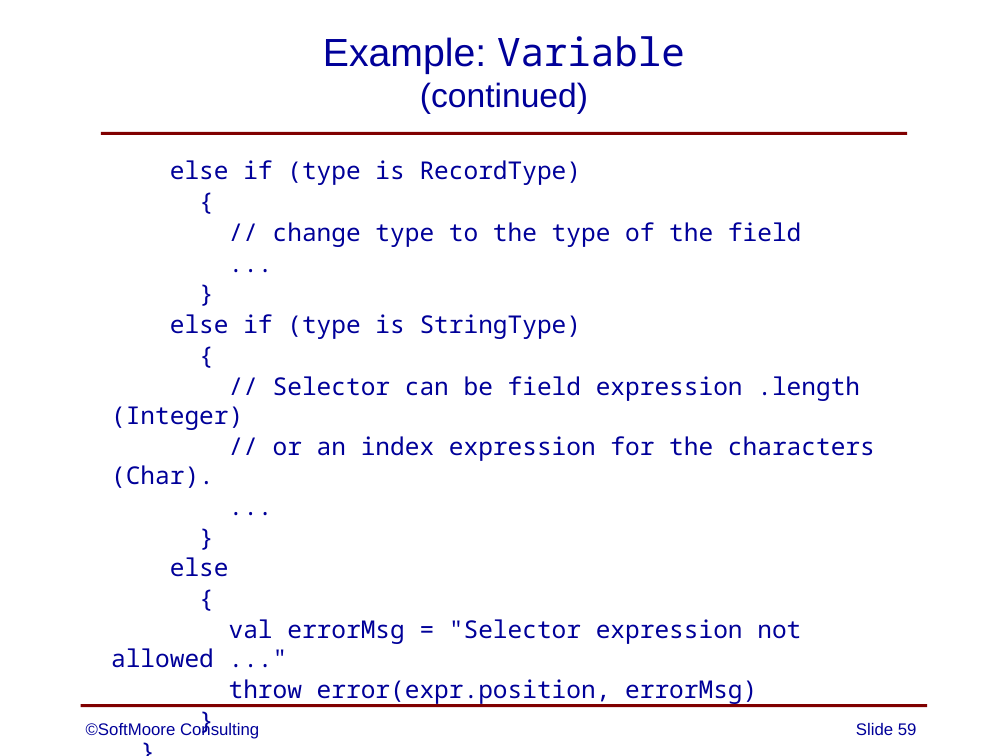
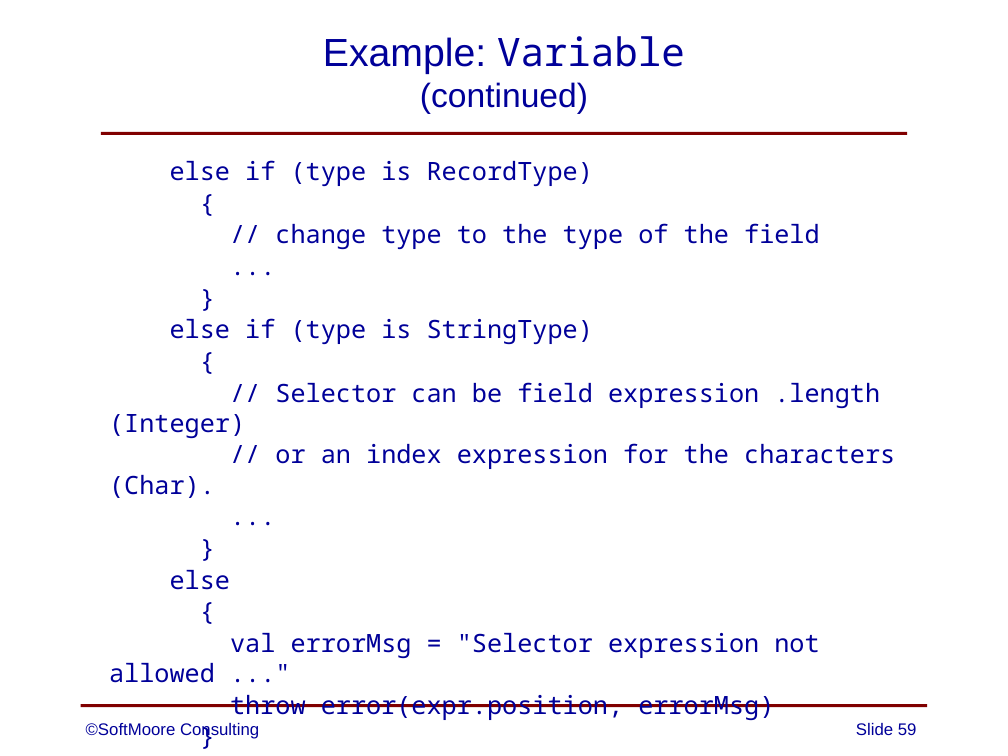
Before and after one commit to SoftMoore/CPRL-Kt-2nd, a slide deck: slide 59 of PowerPoints/08 - Abstract Syntax Trees.pptx. Drawn at 1008x756 pixels with LibreOffice and Linux fonts; fonts in the diff are those of the drawing. Boxes give left, top, right and bottom in pixels: in the first picture for what was removed or moved away, otherwise in the second. Text is boxed around its words. In the diff, an @@ line names an element or a change of style, - is before the commit and + after.

```diff
--- a/PowerPoints/08 - Abstract Syntax Trees.pptx
+++ b/PowerPoints/08 - Abstract Syntax Trees.pptx
@@ text "else if (type is RecordType)" at bbox=[109, 160, 895, 720]: size 17.5 to 18 pt; indent changed @@
```
Also in this commit, not shown: 12 other slides changed.
